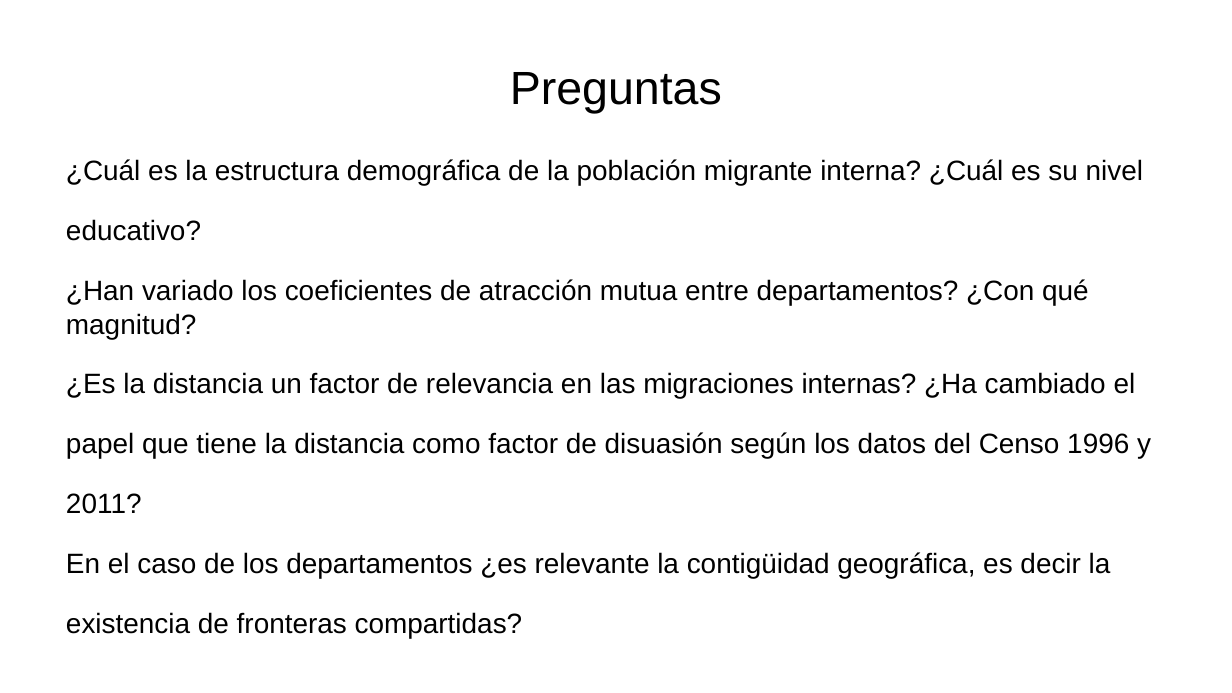
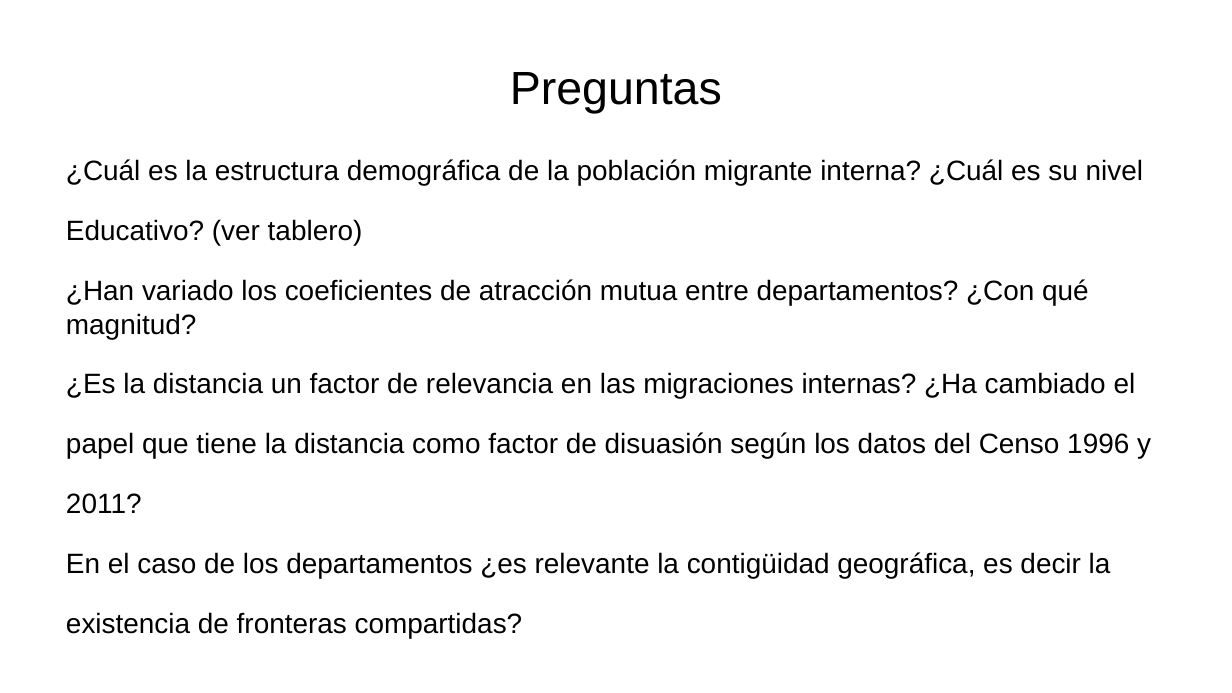
Before and after one commit to guillermodangelo/tesis, a slide deck: slide 3 of presentacion_dic2021.odp. Drawn at 1232x693 pixels with LibreOffice and Linux fonts; fonts in the diff are those of the drawing. Boxes give left, top, right and bottom in pixels: in the first picture for what was removed or moved away, otherwise in the second. Text is boxed around its words. In the diff, an @@ line names an element or a change of style, - is before the commit and + after.

```diff
--- a/presentacion_dic2021.odp
+++ b/presentacion_dic2021.odp
@@ subtitle at [66, 219, 363, 245]: text changed @@
-educativo?
+Educativo? (ver tablero)
```
Also in this commit, not shown: 2 other slides changed, 1 slide added, 1 other file.
